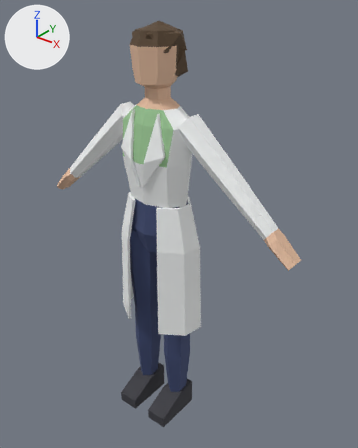
Two versions of the FBX model Assets/Character/Doctor_Female/Doctor_Female.fbx, one commit apart.
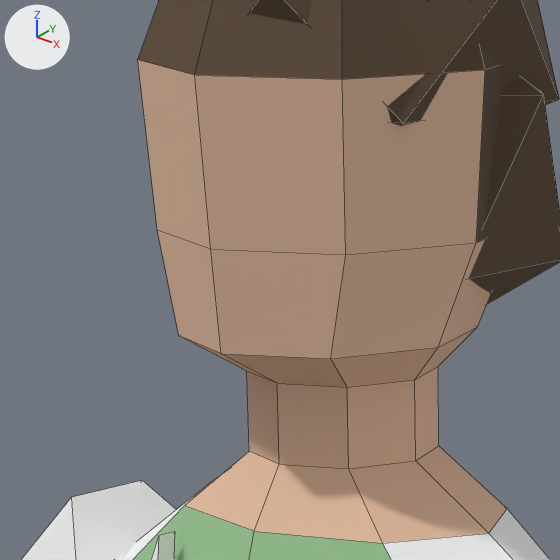
Old and new are each drawn whole from a 50 mm camera at (1.212, -1.39, 1.824) aimed at (0.046, 0.068, 0.92) and again close up on the part from 31% to 52% of the width and 8% to 25% of the height. Arrows for +X, +Y and +Z are at upper left; the lights stay in place. The first two pictures are the older version. The close-ups show mesh edges as thin lines.

The older version as bpy lines, for what is in view:
```python
me_doctor_female = bpy.data.meshes.new('Doctor_Female')
me_doctor_female.from_pydata(...)  # 343 vertices, 336 faces; spans x -0.62..0.62, y -0.16..0.14, z 0.0..1.71
# faces by material slot: [70, 126, 4, 60, 62, 14]
me_doctor_female.materials.append(mat_doctor_female_bottom)  # dark blue #3f4b73
me_doctor_female.materials.append(mat_doctor_female_coat)  # white #f7f9f9
me_doctor_female.materials.append(mat_doctor_female_shirt)  # greyish green #9bc895
me_doctor_female.materials.append(mat_doctor_female_skin)  # beige #e7bfa2
me_doctor_female.materials.append(mat_doctor_female_hair)  # brown #594530
me_doctor_female.materials.append(mat_doctor_female_shoes)  # dark grey #38383f
ob_doctor_female = bpy.data.objects.new('Doctor_Female', me_doctor_female)
ob_doctor_female.location = (0.0, 0.0, 0.0)
```
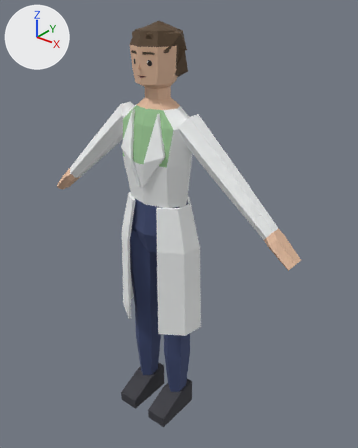
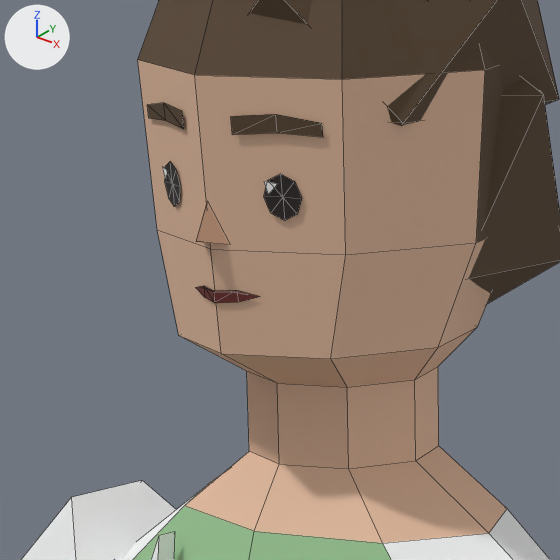
The change, as a list of edits to the scene's bpy script:
```text
Add img_facepalette_png:
    img_facepalette_png = load_image('FacePalette.png', '../Face/FacePalette.png', 32, 16, 'sRGB')
Add mat_doctor_female_face:
    mat_doctor_female_face = principled_material('Doctor_Female_Face')
    mat_doctor_female_face.texture = img_facepalette_png
    mat_doctor_female_face.roughness = 0.55
Change me_doctor_female:
    used by ob_doctor_female; location = (0.0, 0.0, 0.0)
    remove me_doctor_female.from_pydata(...)  # 343 vertices, 336 faces; spans x -0.62..0.62, y -0.16..0.14, z 0.0..1.71
    add me_doctor_female.from_pydata(...)  # 423 vertices, 397 faces; spans x -0.62..0.62, y -0.16..0.14, z 0.0..1.71
    me_doctor_female part 1
    80 vertices are added at x -0.05..0.05, y -0.1..-0.07, z 1.53..1.62
    53 new faces join them, mat_doctor_female_face (picture img_facepalette_png)
    8 new faces join them, mat_doctor_female_hair (brown #594530)
    add me_doctor_female.materials.append(mat_doctor_female_face)  # picture img_facepalette_png
```

Pixel boxes (x1, y1, x2, y2) of what changed, in the close-ups (560 x 560 px):
part 1 of me_doctor_female, added
    after: (147, 103, 323, 303)
